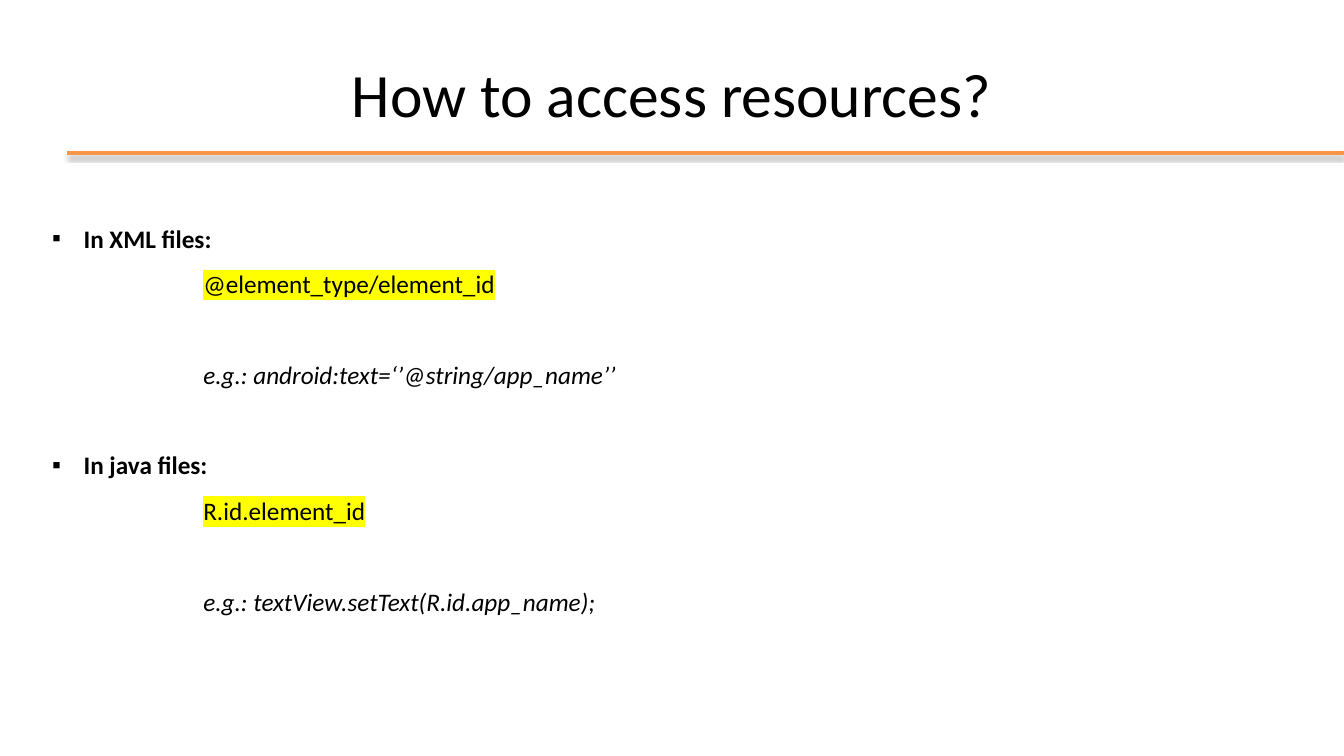
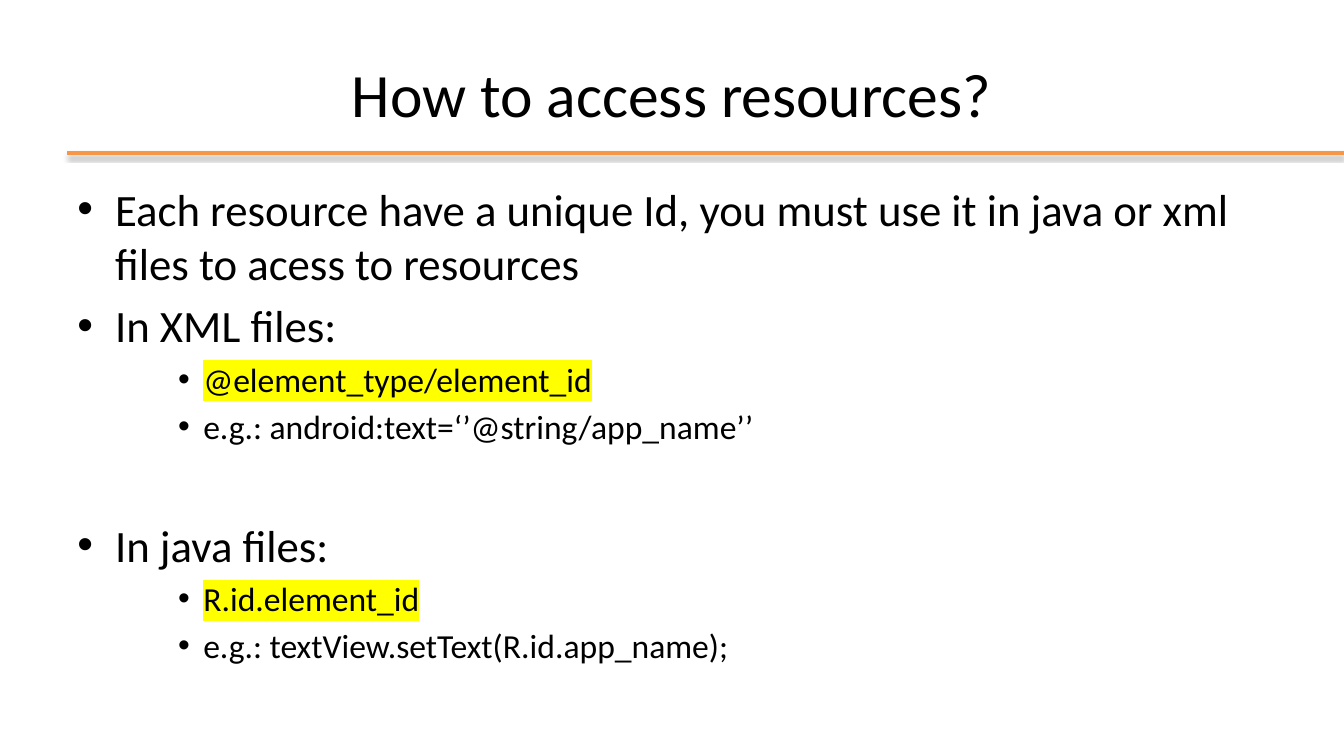
Before and after one commit to kevinmala00/ATTIVITA-PROGETTUALE, a slide deck: slide 34 of slides/02 - Android Studio.pptx (slide 31 before the commit). Drawn at 1344x756 pixels with LibreOffice and Linux fonts; fonts in the diff are those of the drawing; background and template pictures are left out. Boxes give left, top, right and bottom in pixels: in the first picture for what was removed or moved away, otherwise in the second. Text is boxed around its words. In the diff, an @@ line names an element or a change of style, - is before the commit and + after.

```diff
--- a/slides/02 - Android Studio.pptx
+++ b/slides/02 - Android Studio.pptx
@@ text "Each resource have a unique ...": place and size @@
-text "Each resource have a unique ..." at (84,230,615,616)
+text "Each resource have a unique ..." at (115,195,1228,664)
@@ text at (115,195,1228,281): paragraph added @@
+• Each resource have a unique Id, you must use it in java or xml files to acess to resources
@@ text at (115,311,754,664): size 18 to 32 pt, bold off in "In XML files:", "In java files:"; size 18 to 24 pt in "@element_type/element_id", "e.g.: android:text=‘’@string/app_name’’", "R.id.element_id", "e.g.: textView.setText(R.id.app_name);"; italic off in "e.g.: android:text=‘’@string/app_name’’", "e.g.: textView.setText(R.id.app_name);"; bullet ▪ to •; more space between paragraphs; bullet none to •; list level 4 to 3 in "@element_type/element_id"; line spacing 1.5 to 1; list level 4 to 3 in "e.g.: android:text=‘’@string/app_name’’"; list level 4 to 3 in "R.id.element_id"; list level 4 to 3 in "e.g.: textView.setText(R.id.app_name);" @@
```
Also in this commit, not shown: 21 other slides changed, 15 slides added, 8 slides removed.
